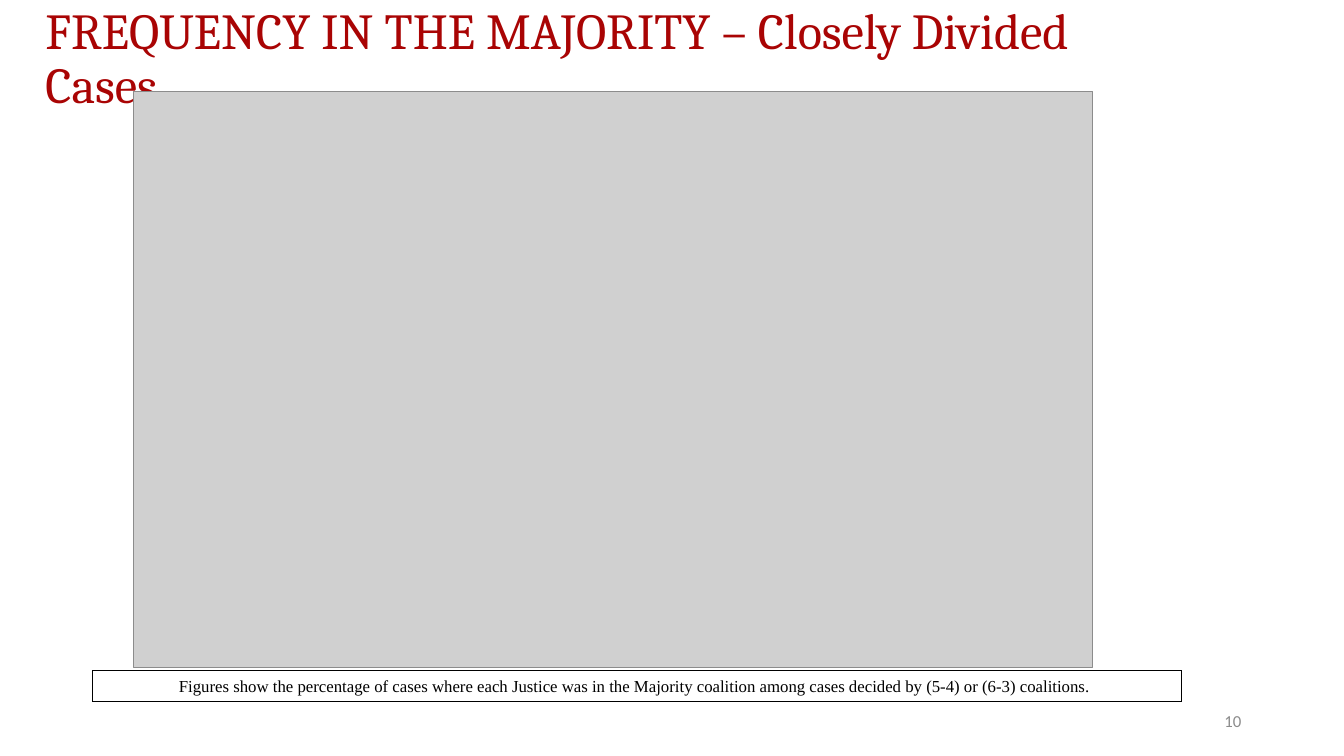
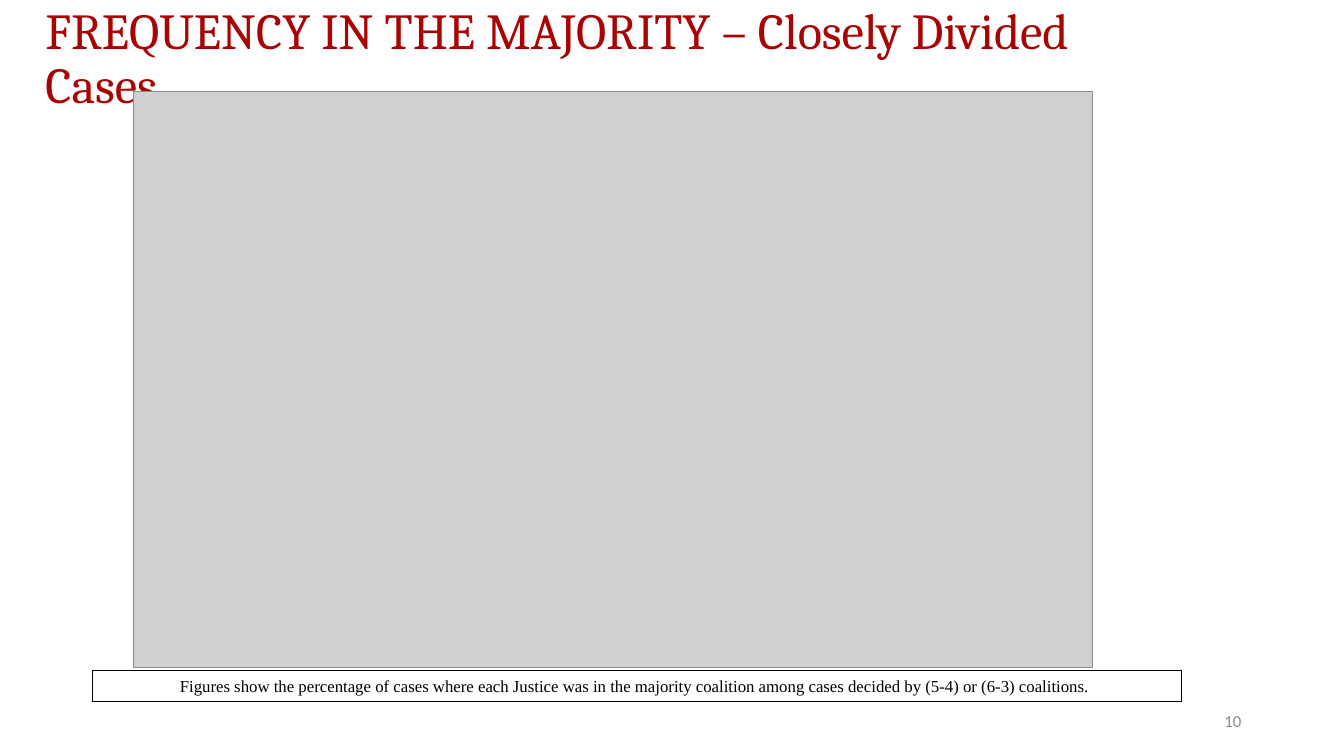
Before and after one commit to JakeTruscott/scotuswatch, a slide deck: slide 10 of Stat Reviews/OT24_StatReview/compilation/SCOTUSBlog/statpack_OT24.pptx. Drawn at 1344x756 pixels with LibreOffice and Linux fonts; fonts in the diff are those of the drawing; grey boxes stand for pictures. Boxes give left, top, right and bottom in pixels: in the first picture for what was removed or moved away, otherwise in the second. Text is boxed around its words. In the diff, an @@ line names an element or a change of style, - is before the commit and + after.

```diff
--- a/Stat Reviews/OT24_StatReview/compilation/SCOTUSBlog/statpack_OT24.pptx
+++ b/Stat Reviews/OT24_StatReview/compilation/SCOTUSBlog/statpack_OT24.pptx
@@ text in rectangle at (180,680,1088,696): text changed @@
-Figures show the percentage of cases where each Justice was in the Majority coalition among cases decided by (5-4) or (6-3) coalitions.
+Figures show the percentage of cases where each Justice was in the majority coalition among cases decided by (5-4) or (6-3) coalitions.
```
Also in this commit, not shown: 20 other slides changed, 1 slide removed, 9 other files.
